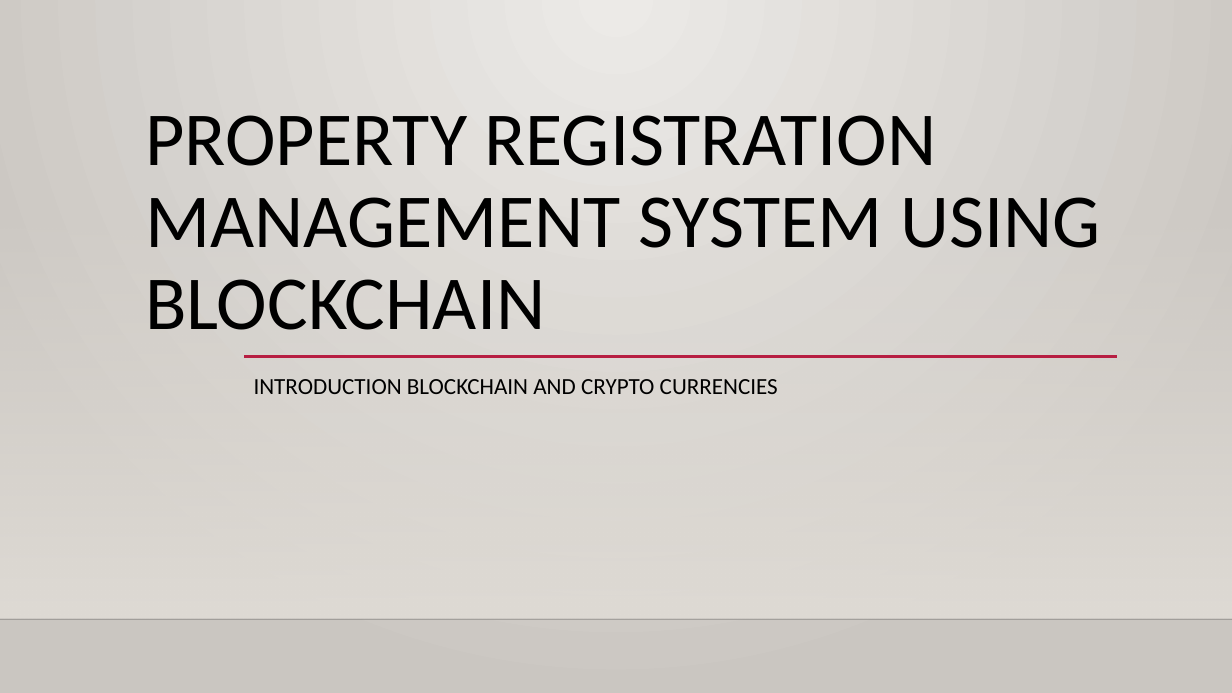
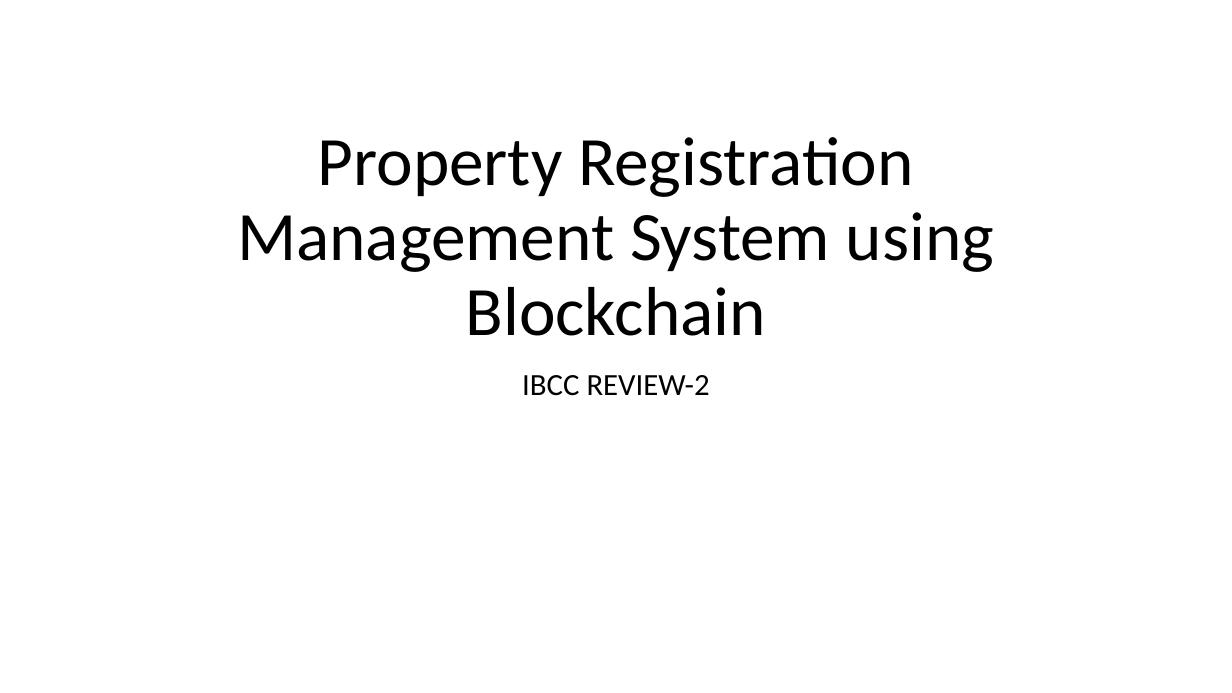
Before and after one commit to KL-Security/Land-Registration, a slide deck: slide 1 of Property_Registration_Management_System_using_Blockchain_REVIEW.pptx. Drawn at 1232x693 pixels with LibreOffice and Linux fonts; fonts in the diff are those of the drawing; background and template pictures are left out. Boxes give left, top, right and bottom in pixels: in the first picture for what was removed or moved away, otherwise in the second. Text is boxed around its words. In the diff, an @@ line names an element or a change of style, - is before the commit and + after.

```diff
--- a/Property_Registration_Management_System_using_Blockchain_REVIEW.pptx
+++ b/Property_Registration_Management_System_using_Blockchain_REVIEW.pptx
@@ background gradient #ECEAE7 to #CAC7C1 to #FFFFFF @@
@@ title at (x1=237, y1=137, x2=994, y2=336): text changed; size 59.4 to 54 pt @@
-PROPERTY REGISTRATION MANAGEMENT SYSTEM USING BLOCKCHAIN
+Property Registration Management System using Blockchain
@@ rectangle removed at (x1=0, y1=204, x2=1232, y2=619) @@
@@ line removed from (244, 357) to (1117, 357) @@
@@ subtitle at (x1=522, y1=375, x2=710, y2=396): text changed; size 18 to 24 pt @@
-INTRODUCTION BLOCKCHAIN AND CRYPTO CURRENCIES
+IBCC REVIEW-2
@@ line removed from (0, 619) to (1232, 619) @@
```
Also in this commit, not shown: 3 other slides changed, 1 slide added, 4 slides removed.
